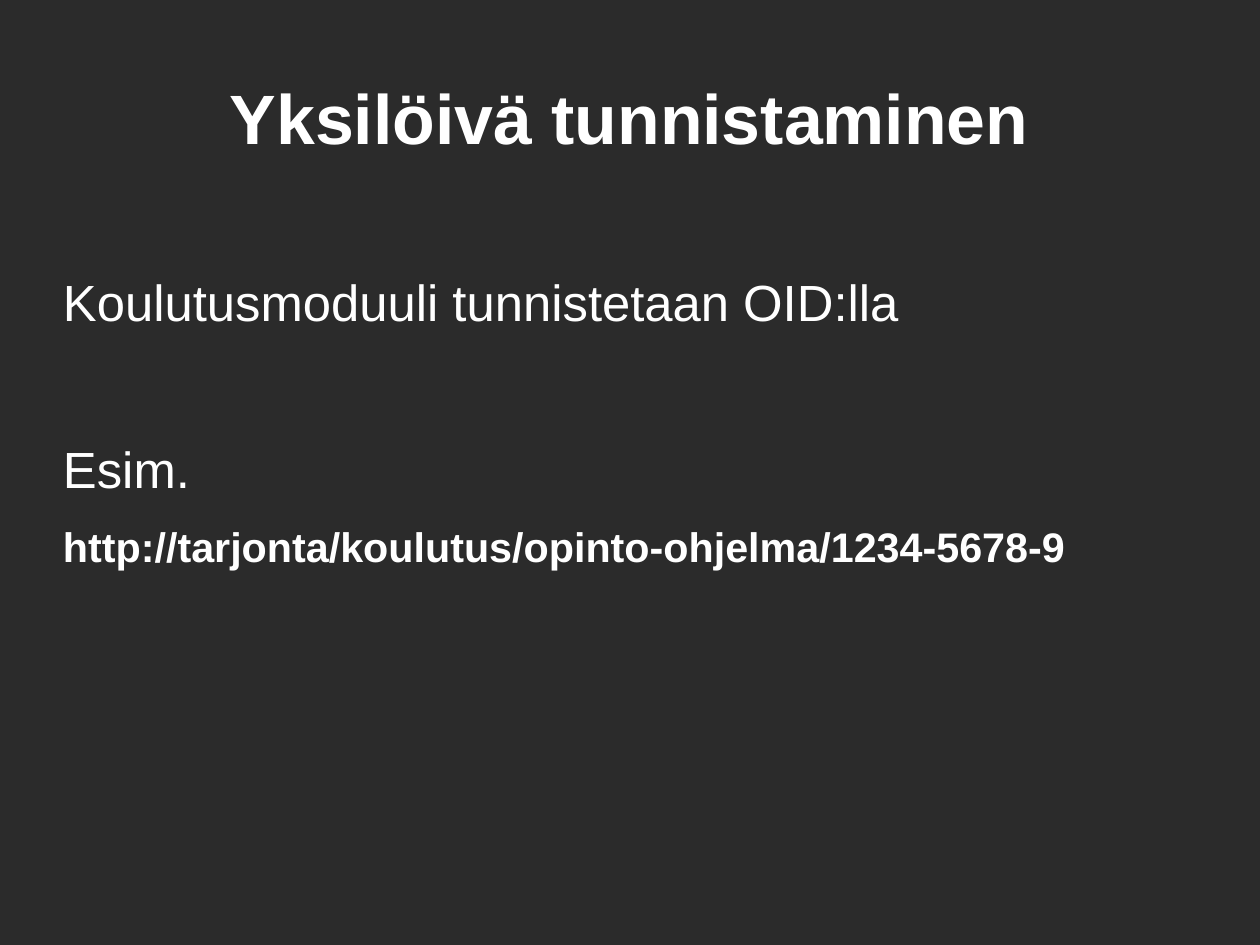
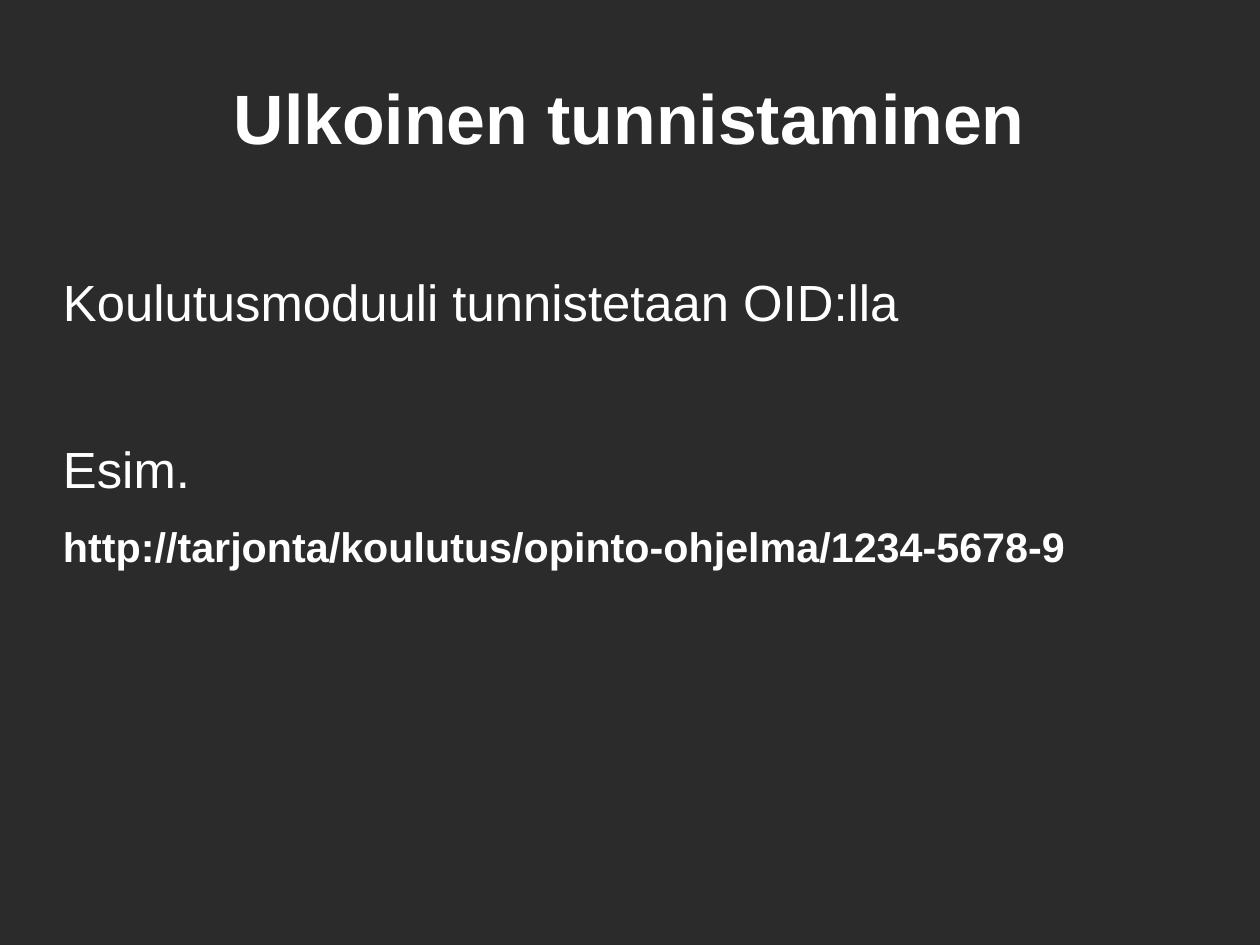
Before and after one commit to Opetushallitus/tarjonta, a slide deck: slide 3 of tarjonta-service/tarjonta-service.odp. Drawn at 1260x945 pixels with LibreOffice and Linux fonts; fonts in the diff are those of the drawing; background and template pictures are left out; a plain dark background stands for a picture behind light text. Boxes give left, top, right and bottom in pixels: in the first picture for what was removed or moved away, otherwise in the second. Text is boxed around its words. In the diff, an @@ line names an element or a change of style, - is before the commit and + after.

```diff
--- a/tarjonta-service/tarjonta-service.odp
+++ b/tarjonta-service/tarjonta-service.odp
@@ title at (234,93,1025,145): text changed @@
-Yksilöivä tunnistaminen
+Ulkoinen tunnistaminen
```
Also in this commit, not shown: 1 other slide changed, 35 other files.
